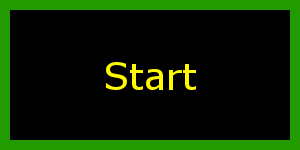
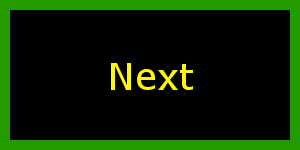
Layered file, before and after one edit (w=300, h=150). Changes by layer:
added layer "Next" above "Start" over box(111, 63, 193, 90)
hid "Start" over box(106, 62, 196, 90)
